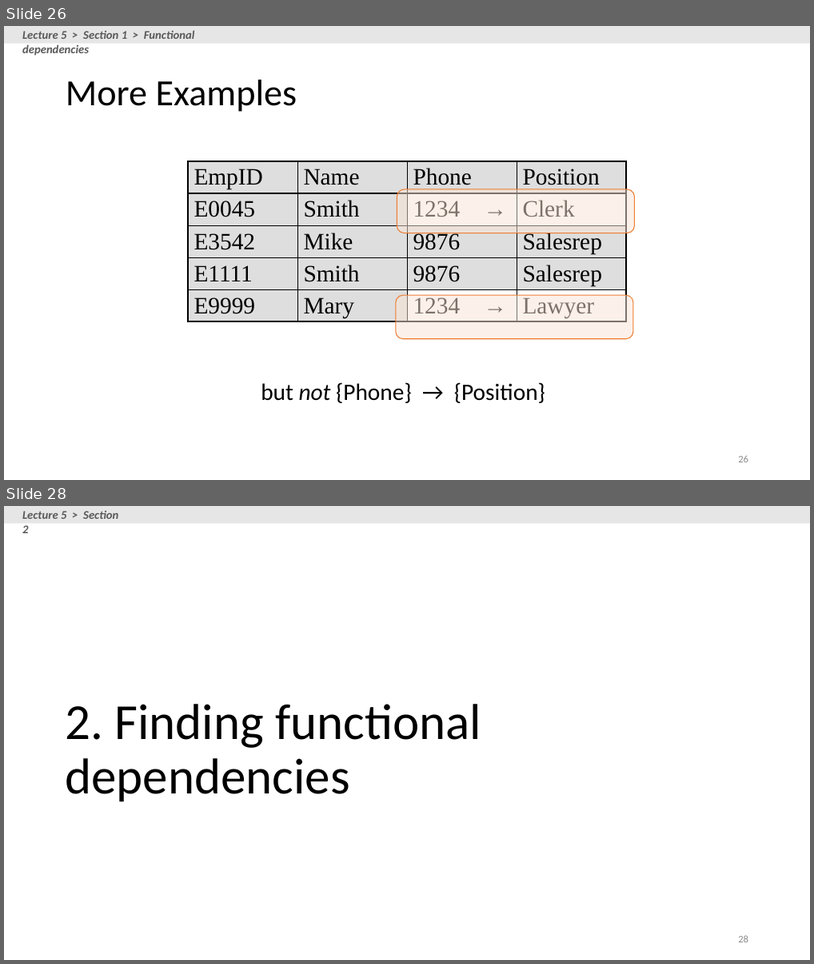
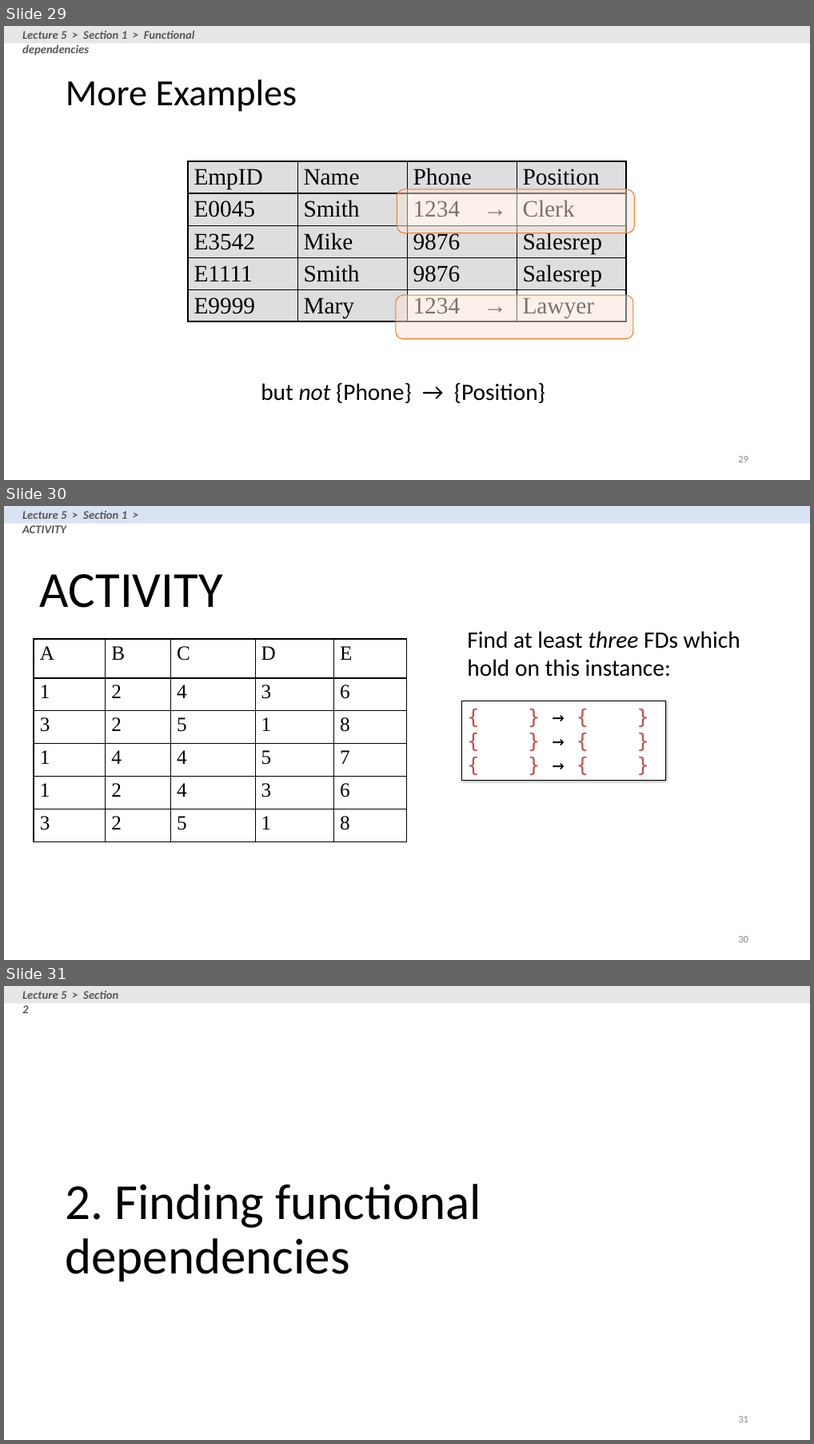
Before and after one commit to XIEQ/cs145-notebooks, a slide deck: lecture-5-7/Lecture_5_7_DB_Design.pptx. Shown one above the other, each under a label of ours: slides 26 and 28 before the commit, slides 29, 30 and 31 after it; the slides between them are not shown. The pictures are 814x964 and 814x1444 pixels, drawn with LibreOffice and Linux fonts; fonts in the diff are those of the drawing. Boxes give left, top, right and bottom in pixels: in the first picture for what was removed or moved away, otherwise in the second. Text is boxed around its words. In the diff, an @@ line names an element or a change of style, - is before the commit and + after.

```diff
--- a/lecture-5-7/Lecture_5_7_DB_Design.pptx
+++ b/lecture-5-7/Lecture_5_7_DB_Design.pptx
@@ slide 30 added at (4,506,810,960), background #FFFFFF @@
@@ rectangle added at (4,506,810,524), fill #DAE3F3 @@
@@ text added at (22,511,127,533), 14 pt, text #595959, bold, italic @@
+Lecture 5 > Section 1 > ACTIVITY
@@ title added at (40,574,223,608), 60 pt, text #000000 @@
+ACTIVITY
@@ table added at (34,639,407,842), 6 rows, 5 columns @@
+A | B | C | D | E
+1 | 2 | 4 | 3 | 6
+3 | 2 | 5 | 1 | 8
+1 | 4 | 4 | 5 | 7
+1 | 2 | 4 | 3 | 6
+3 | 2 | 5 | 1 | 8
@@ text added at (467,631,741,676), 28 pt, text #000000 @@
+Find at least three FDs which hold on this instance:
@@ rectangle added at (462,700,666,780), fill #FFFFFF, outline #000000 0.75 pt, 24 pt, text #C0504D @@
+{ } → { }
+{ } → { }
+{ } → { }
@@ page number added at (738,936,749,942), 12 pt, text #8C8C8C @@
+30
@@ what was slide 26 is now slide 29 @@
@@ page number at (738,456,749,462): text changed @@
-26
+29
@@ what was slide 28 is now slide 31 @@
@@ page number at (738,1416,749,1422): text changed @@
-28
+31
```
Also in this commit, not shown: 13 slides changed, 3 other slides added, 1 slide removed, 7 other files.
